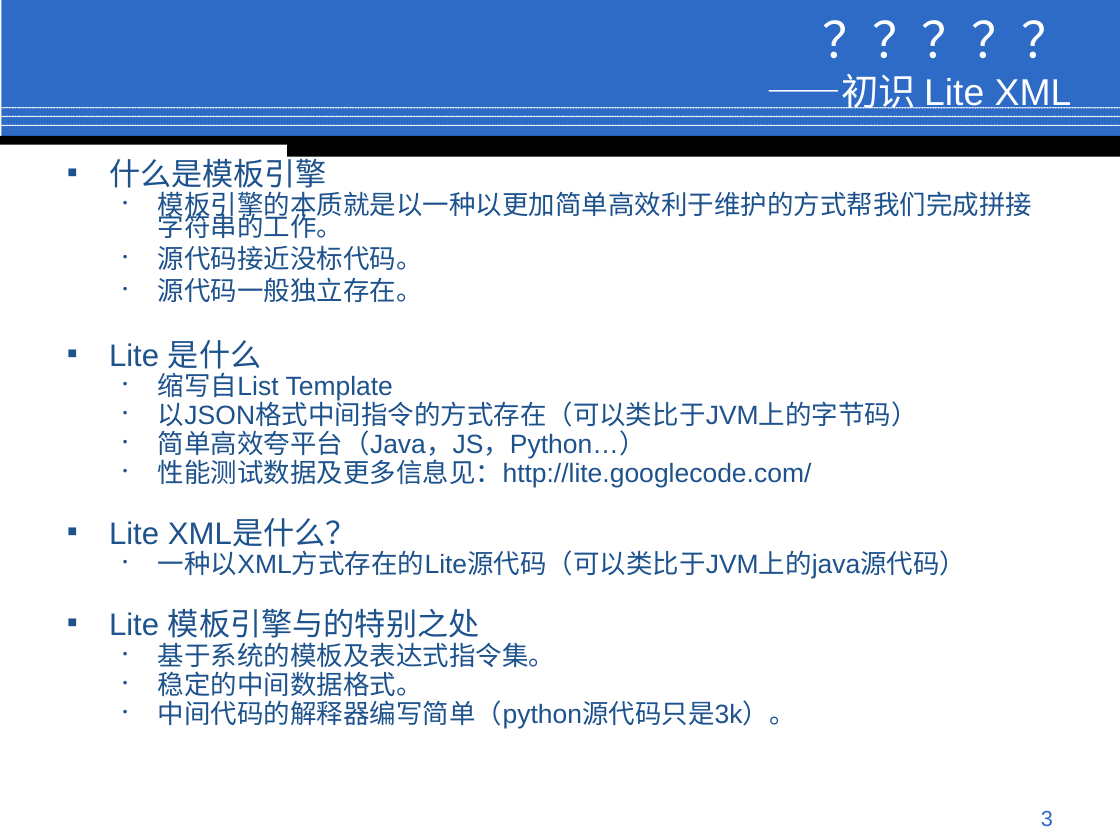
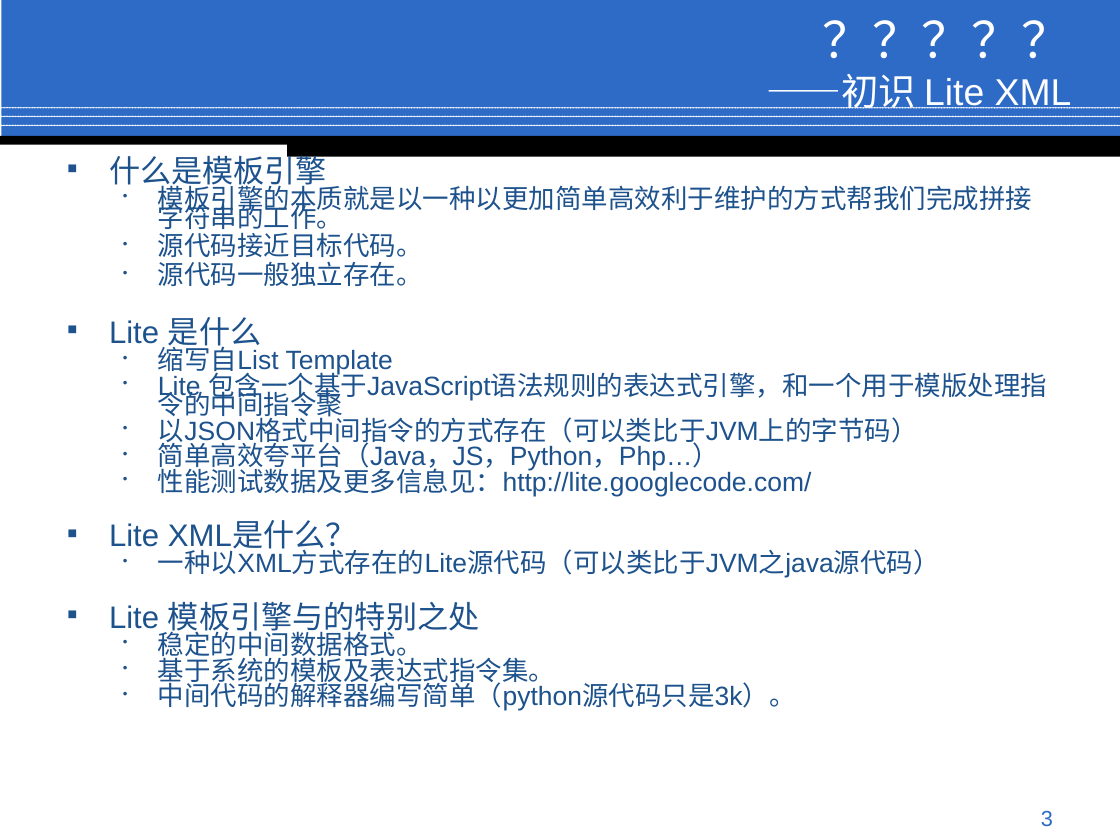
Before and after one commit to jindw/lite, a slide deck: slide 3 of trunk/Lite/web/doc/Preview.ppt. Drawn at 1120x840 pixels with LibreOffice and Linux fonts; fonts in the diff are those of the drawing; background and template pictures are left out. Boxes give left, top, right and bottom in pixels: in the first picture for what was removed or moved away, otherwise in the second. Text is boxed around its words. In the diff, an @@ line names an element or a change of style, - is before the commit and + after.

```diff
--- a/trunk/Lite/web/doc/Preview.ppt
+++ b/trunk/Lite/web/doc/Preview.ppt
@@ text at [109, 150, 1032, 711]: line spacing 0.7 to 0.6; line spacing 0.8 to 0.7 @@
@@ text at [158, 228, 423, 262]: text changed @@
-  • 源代码接近没标代码。
+  • 源代码接近目标代码。
@@ text at [158, 368, 1047, 421]: paragraph added @@
+  • Lite 包含一个基于JavaScript语法规则的表达式引擎，和一个用于模版处理指令的中间指令聚
@@ text at [158, 438, 719, 472]: text changed @@
-  • 简单高效夸平台（Java，JS，Python…）
+  • 简单高效夸平台（Java，JS，Python，Php…）
@@ text at [158, 545, 940, 578]: text changed @@
-  • 一种以XML方式存在的Lite源代码（可以类比于JVM上的java源代码）
+  • 一种以XML方式存在的Lite源代码（可以类比于JVM之java源代码）
@@ text at [158, 627, 423, 661]: paragraph added @@
+  • 稳定的中间数据格式。
@@ text at [158, 666, 423, 696]: paragraph removed @@
-  • 稳定的中间数据格式。
```
Also in this commit, not shown: 8 other slides changed.
